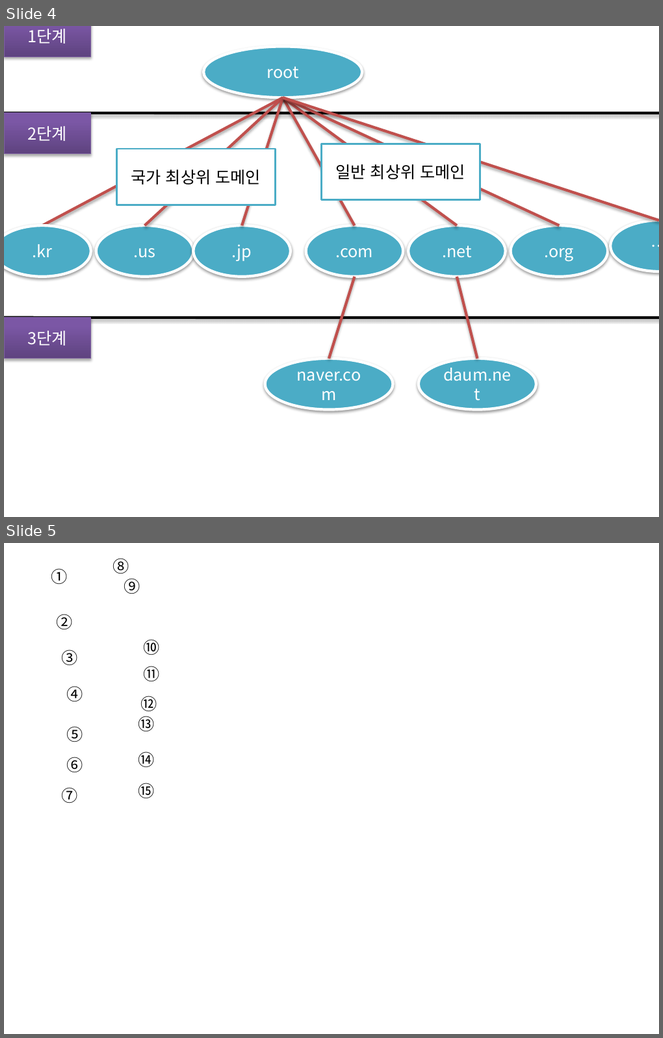
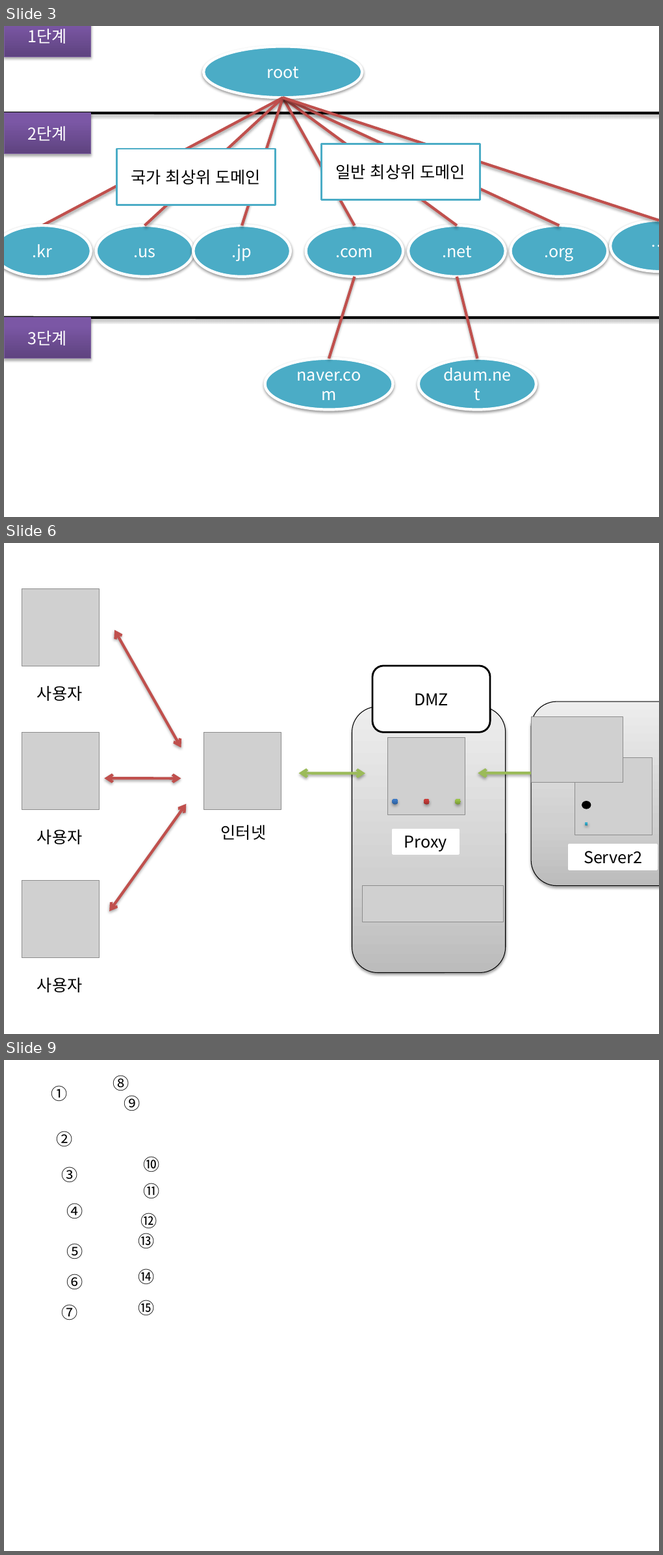
Before and after one commit to mini0shark/Interview, a slide deck: 2.NW 사진&프레젠테이션 자료/5. URL검색/프레젠테이션1.pptx. Shown one above the other, each under a label of ours: slides 4 and 5 before the commit, slides 3, 6 and 9 after it; the slides between them are not shown. The pictures are 663x1038 and 663x1555 pixels, drawn with LibreOffice and Linux fonts; fonts in the diff are those of the drawing; grey boxes stand for pictures. Boxes give left, top, right and bottom in pixels: in the first picture for what was removed or moved away, otherwise in the second. Text is boxed around its words. In the diff, an @@ line names an element or a change of style, - is before the commit and + after.

```diff
--- a/2.NW 사진&프레젠테이션 자료/5. URL검색/프레젠테이션1.pptx
+++ b/2.NW 사진&프레젠테이션 자료/5. URL검색/프레젠테이션1.pptx
@@ slide 6 added at (4, 543, 659, 1034), background #FFFFFF @@
@@ picture added at (22, 589, 99, 667) @@
@@ double arrow added from (114, 630) to (181, 747), #C0504D 3 pt @@
@@ rounded rectangle added at (373, 665, 491, 732), fill #FFFFFF, outline #000000 2 pt, 18 pt, text #000000 @@
+DMZ
@@ rectangle added at (27, 681, 92, 705), fill #FFFFFF, outline #FFFFFF 2 pt, 18 pt, text #000000 @@
+사용자
@@ rounded rectangle added at (352, 707, 505, 973), fill gradient #BDBDBD to #D1D1D1 to #EEEEEE, outline #000000 0.75 pt @@
@@ rounded rectangle added at (531, 702, 659, 886), fill gradient #BDBDBD to #D1D1D1 to #EEEEEE, outline #000000 0.75 pt @@
@@ picture added at (531, 717, 624, 783) @@
@@ picture added at (22, 732, 99, 809) @@
@@ picture added at (204, 732, 281, 809) @@
@@ double arrow added from (299, 774) to (365, 774), #9BBB59 3 pt @@
@@ double arrow added from (478, 773) to (565, 774), #9BBB59 3 pt @@
@@ picture added at (575, 758, 653, 835) @@
@@ double arrow added from (104, 778) to (181, 779), #C0504D 3 pt @@
@@ double arrow added from (109, 912) to (186, 804), #C0504D 3 pt @@
@@ group added at (388, 737, 466, 815): 3 ellipses, 1 picture @@
@@ ellipse added at (582, 802, 590, 808), fill #000000, outline #000000 2 pt @@
@@ rectangle added at (27, 824, 92, 849), fill #FFFFFF, outline #FFFFFF 2 pt, 18 pt, text #000000 @@
+사용자
@@ rectangle added at (211, 820, 276, 845), fill #FFFFFF, outline #FFFFFF 2 pt, 18 pt, text #000000 @@
+인터넷
@@ rectangle added at (393, 830, 459, 854), fill #FFFFFF, outline #FFFFFF 2 pt, 18 pt, text #000000 @@
+Proxy
@@ ellipse added at (585, 823, 588, 826), fill gradient #2A88A2 to #37B1D2 to #34B4D6 @@
@@ rectangle added at (570, 845, 657, 869), fill #FFFFFF, outline #FFFFFF 2 pt, 18 pt, text #000000 @@
+Server2
@@ picture added at (22, 881, 99, 958) @@
@@ picture added at (362, 886, 503, 923) @@
@@ rectangle added at (27, 973, 92, 997), fill #FFFFFF, outline #FFFFFF 2 pt, 18 pt, text #000000 @@
+사용자
@@ what was slide 4 is now slide 3 @@
@@ what was slide 5 is now slide 9 @@
```
Also in this commit, not shown: 4 other slides added, 1 slide removed, 9 other files.
